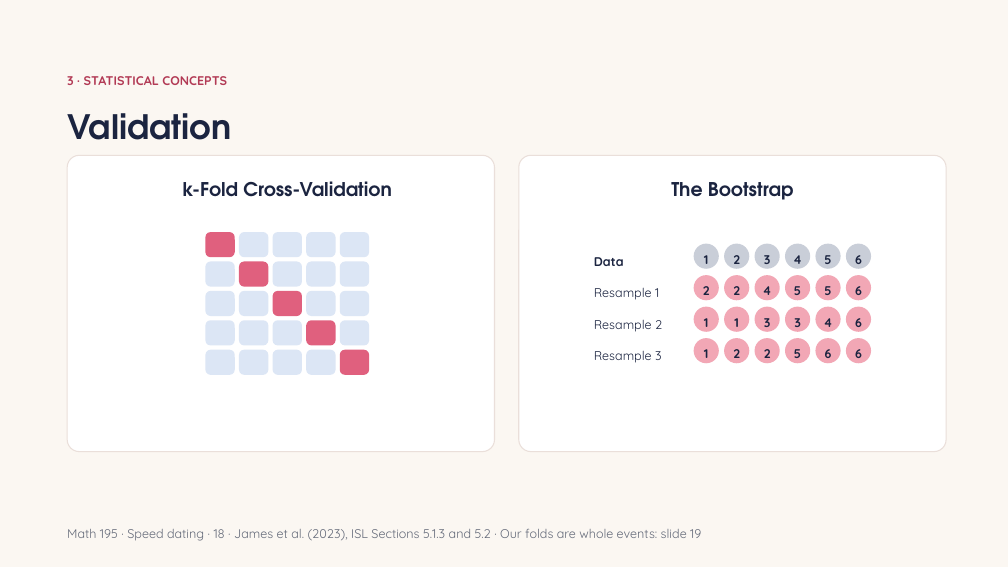
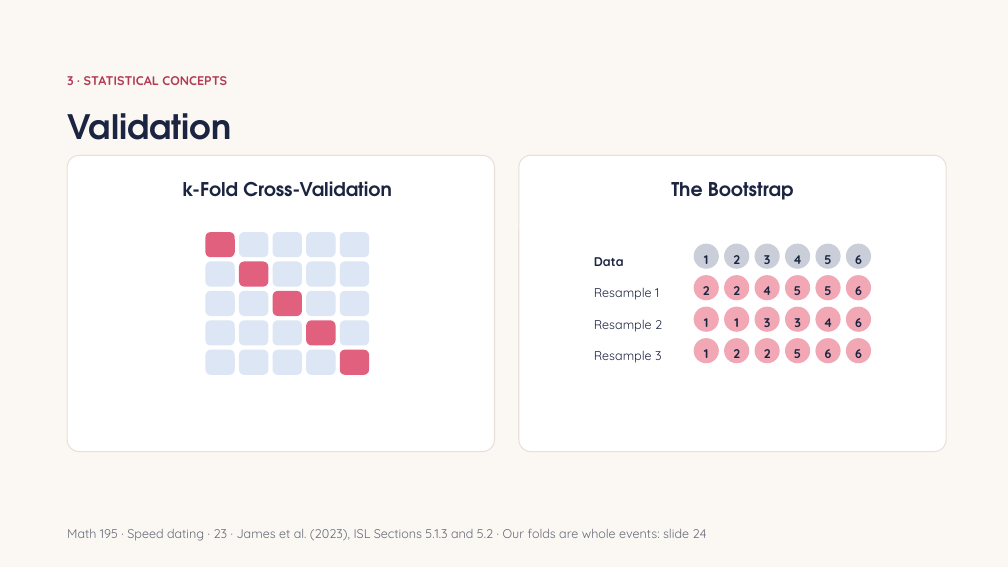
Before and after one commit to Abraham-y/math195-speed-dating, a slide deck: slide 23 of results/report_impl_slides_full.pptx (slide 18 before the commit). Drawn at 1008x567 pixels with LibreOffice and Linux fonts; fonts in the diff are those of the drawing. Boxes give left, top, right and bottom in pixels: in the first picture for what was removed or moved away, otherwise in the second. Text is boxed around its words. In the diff, an @@ line names an element or a change of style, - is before the commit and + after.

```diff
--- a/results/report_impl_slides_full.pptx
+++ b/results/report_impl_slides_full.pptx
@@ text at box(67, 529, 707, 541): text changed @@
-Math 195 · Speed dating · 18 · James et al. (2023), ISL Sections 5.1.3 and 5.2 · Our folds are whole events: slide 19
+Math 195 · Speed dating · 23 · James et al. (2023), ISL Sections 5.1.3 and 5.2 · Our folds are whole events: slide 24
```
Also in this commit, not shown: 24 other slides changed, 6 slides added, 6 other files.
